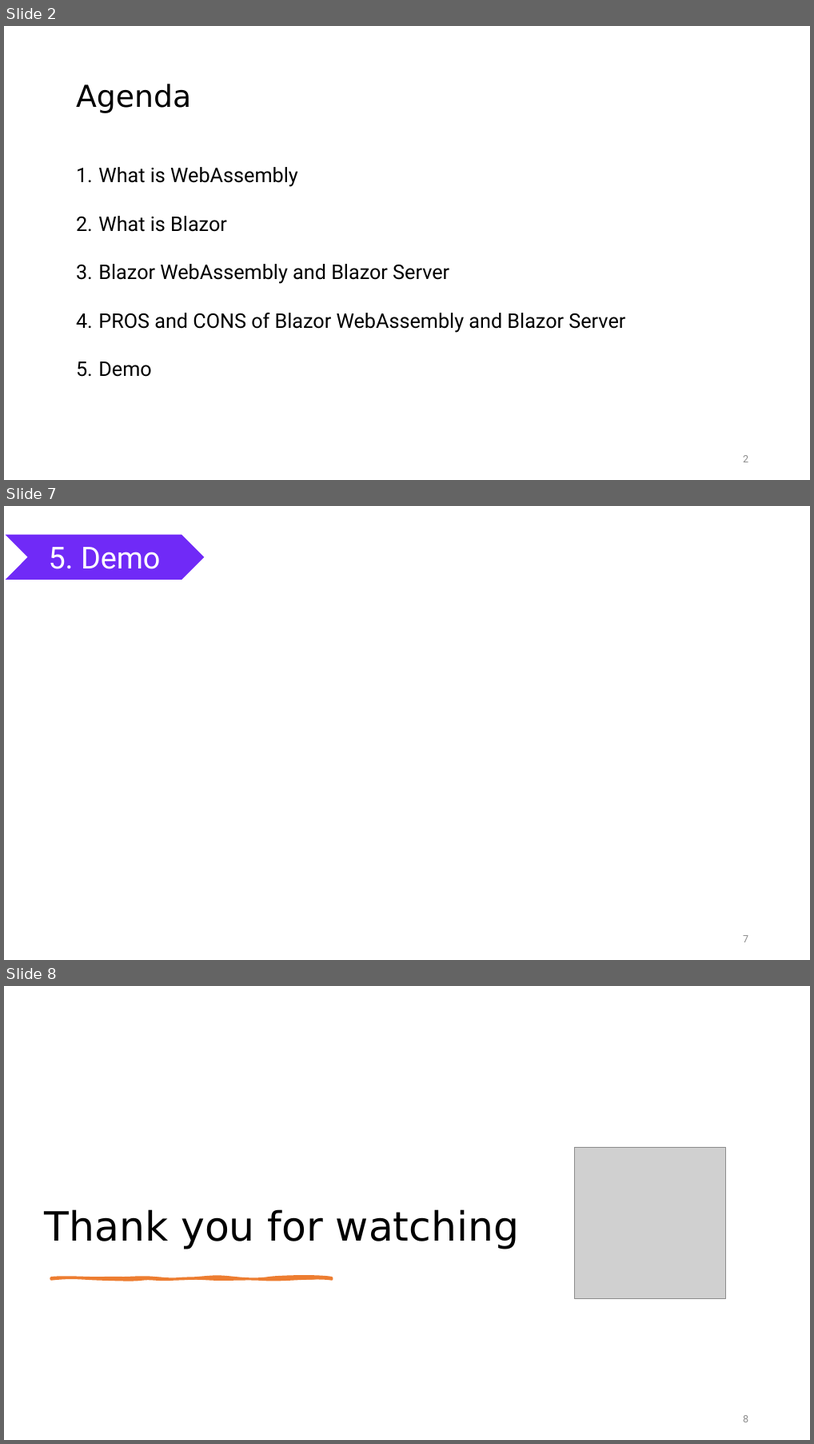
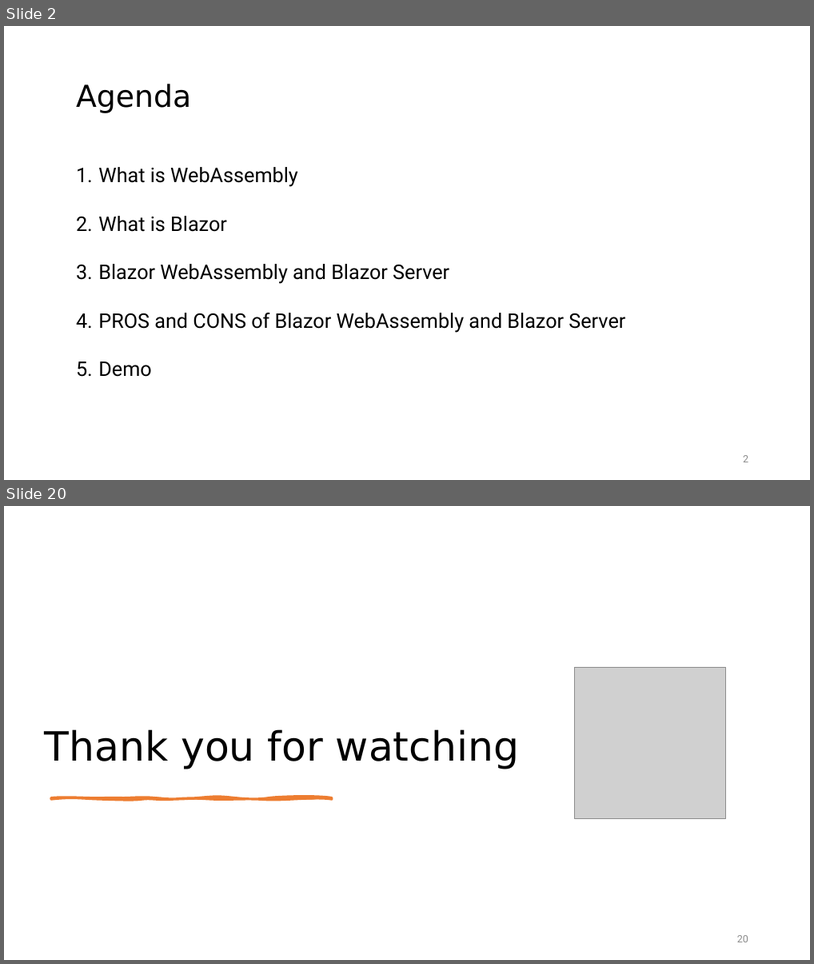
Before and after one commit to nguyenhoanthienit/blazor, a slide deck: Documents/seminar.pptx. Shown one above the other, each under a label of ours: slides 2, 7 and 8 before the commit, slides 2 and 20 after it; the slides between them are not shown. The pictures are 814x1444 and 814x964 pixels, drawn with LibreOffice and Linux fonts; fonts in the diff are those of the drawing; grey boxes stand for pictures. Boxes give left, top, right and bottom in pixels: in the first picture for what was removed or moved away, otherwise in the second. Text is boxed around its words. In the diff, an @@ line names an element or a change of style, - is before the commit and + after.

```diff
--- a/Documents/seminar.pptx
+++ b/Documents/seminar.pptx
@@ slide 7 removed at <box>4,506,810,960</box>, background #FFFFFF @@
@@ chevron removed at <box>4,535,205,580</box> @@
-5. Demo
@@ page number removed at <box>743,935,749,942</box> @@
-7
@@ what was slide 8 is now slide 20 @@
@@ page number at <box>738,935,749,942</box>: text changed @@
-8
+20
```
Also in this commit, not shown: 4 slides changed, 13 slides added, 11 other files.
